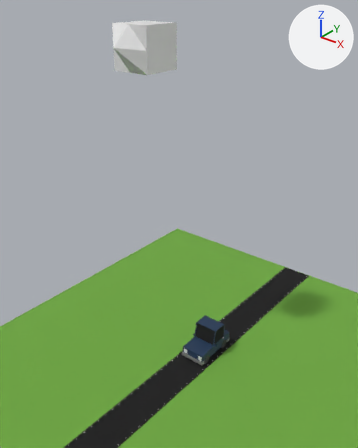
Before and after pictures for a commit that changed the Blender file cartooncar.blend.
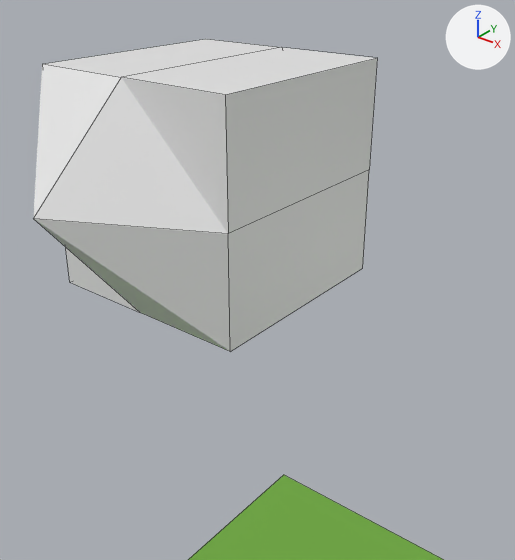
Each version appears first whole from a camera (50 mm lens) standing at (39.18, -55.53, 59.93) and looking at (1.87, -8.89, 31.01), and next in a close-up from a camera (50 mm lens) standing at (4.14, -17.21, 58.15) and looking at (-6.51, -3.89, 49.89). Every picture has the same lights, and +X, +Y and +Z are marked at upper right. The close-ups show mesh edges as thin lines.

Before the edit, the objects in view are built like this:
```python
me_cube_014 = bpy.data.meshes.new('Cube.014')
me_cube_014.from_pydata(...)  # 18 vertices, 16 faces; spans x -1.0..1.0, y -1.87..1.63, z -1.0..1.0
me_plane = bpy.data.meshes.new('Plane')
me_plane.from_pydata([(-1.0, -1.0, 0.0), (1.0, -1.0, 0.0), (-1.0, 1.0, 0.0), (1.0, 1.0, 0.0)], [], [(0, 1, 3, 2)])
me_plane.materials.append(mat_planecolor)  # green #70a941
ob_cube_001 = bpy.data.objects.new('Cube.001', me_cube_014)
ob_cube_001.location = (-8.49, -3.21, 52.22)
ob_cube_001.scale = (3.02, 3.02, 3.02)
ob_plane = bpy.data.objects.new('Plane', me_plane)
ob_plane.location = (0.55, 0.51, 2.76)
ob_plane.scale = (-33.8, -33.8, -33.8)
```
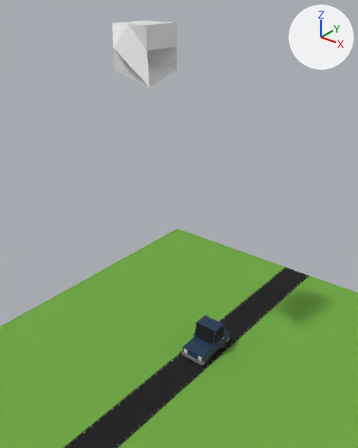
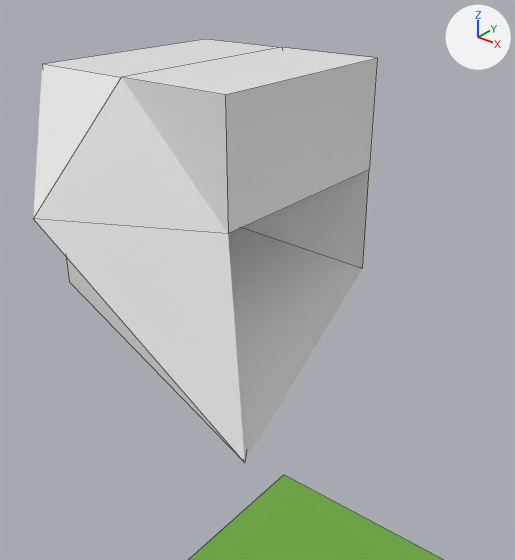
Commit message: feat: initial commit with blender project

What changed in the scene script:
```text
Change me_cube_014:
    where me_cube_014.from_pydata(...)  # 18 vertices, 16 faces; spans x -1.0..1.0, y -1.87..1.63, z -1.0..1.0
    used by ob_cube_001; location = (-8.49, -3.21, 52.22); scale = (3.02, 3.02, 3.02)
    me_cube_014 part 1
    me_cube_014.vertices[4].co: (1.0, -1.0, -1.0) -> (-0.68, -0.4, -0.19)  # pixel (230, 351) -> not seen
    me_cube_014.vertices[10].co: (-0.03, -1.0, -1.0) -> (1.65, -1.62, -1.36)  # pixel (140, 312) -> pixel (244, 462)
```

Pixel boxes [x1, y1, x2, y2] of what changed, in the close-ups (515 x 560 px; the box of a moved part takes in the faces that stretch with it):
'Cube.001', reshaped (35% taller)
    before: [33, 39, 377, 351]
    after: [33, 39, 377, 462]
part 1 of me_cube_014, moved or reshaped
    before: [34, 171, 369, 351]
    after: [34, 171, 369, 462]
